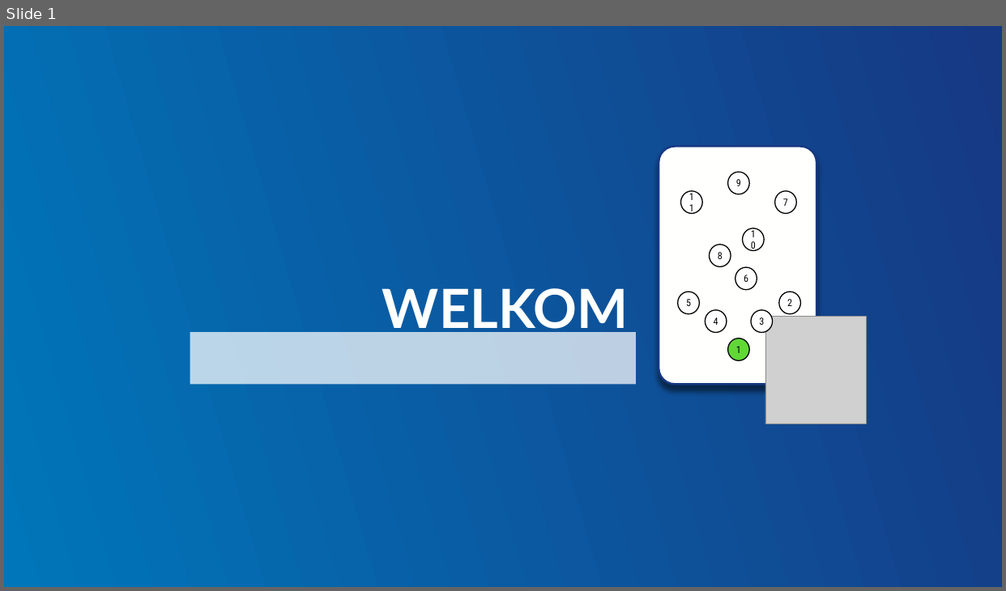
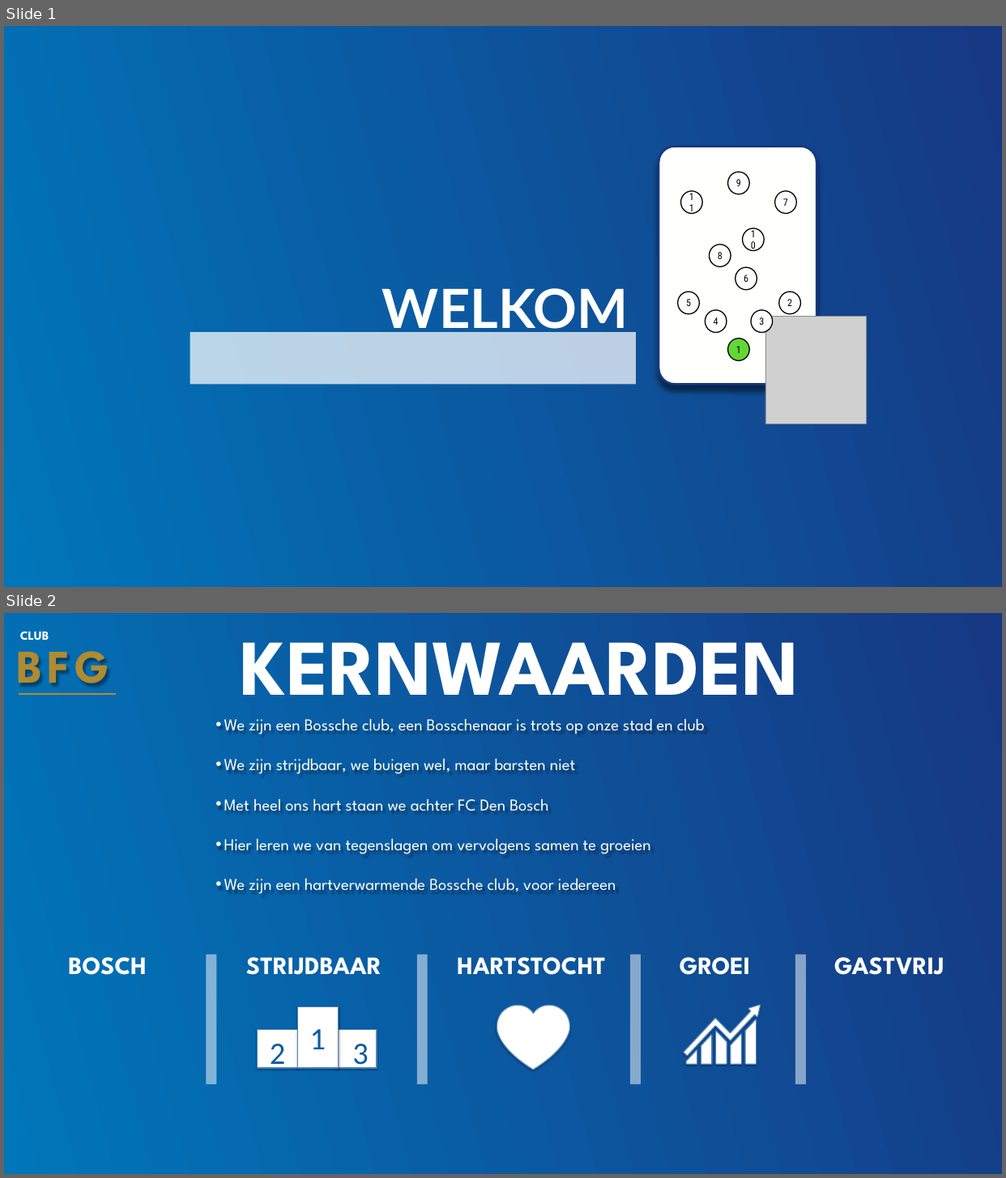
Before and after one commit to RoelandKramer/ScoutTemplateProject, a slide deck: Template/1 Goalkeeper Scouting FC Den Bosch (NL).pptx. Shown one above the other, each under a label of ours: slide 1 before the commit, slides 1 and 2 after it. The pictures are 1006x591 and 1006x1178 pixels, drawn with LibreOffice and Linux fonts; fonts in the diff are those of the drawing; grey boxes stand for pictures; background and template pictures are left out. Boxes give left, top, right and bottom in pixels: in the first picture for what was removed or moved away, otherwise in the second. Text is boxed around its words. In the diff, an @@ line names an element or a change of style, - is before the commit and + after.

```diff
--- a/Template/1 Goalkeeper Scouting FC Den Bosch (NL).pptx
+++ b/Template/1 Goalkeeper Scouting FC Den Bosch (NL).pptx
@@ slide 2 added at [4,613,1002,1174], background gradient #173883 to #0076BA @@
@@ text added at [17,636,109,695], 90 pt, text #AF8B31, bold @@
+BFG
@@ text added at [20,631,49,640], 24 pt, text #FFFFFF, bold @@
+CLUB
@@ text added at [241,642,799,695], 152 pt, text #FFFFFF, bold @@
+KERNWAARDEN
@@ line added from (19, 694) to (116, 694), #AF8B31 4 pt @@
@@ text added at [224,719,705,894], 32 pt, text #FFFFFF @@
+  • We zijn een Bossche club, een Bosschenaar is trots op onze stad en club
+  • We zijn strijdbaar, we buigen wel, maar barsten niet
+  • Met heel ons hart staan we achter FC Den Bosch
+  • Hier leren we van tegenslagen om vervolgens samen te groeien
+  • We zijn een hartverwarmende Bossche club, voor iedereen
@@ text added at [68,957,147,975], 48 pt, text #FFFFFF, bold @@
+BOSCH
@@ line added from (211, 1084) to (211, 955), #FFFFFF 20 pt @@
@@ text added at [246,957,381,975], 48 pt, text #FFFFFF, bold @@
+STRIJDBAAR
@@ line added from (422, 1084) to (422, 955), #FFFFFF 20 pt @@
@@ text added at [457,957,605,975], 48 pt, text #FFFFFF, bold @@
+HARTSTOCHT
@@ line added from (635, 1084) to (635, 955), #FFFFFF 20 pt @@
@@ text added at [680,957,750,975], 48 pt, text #FFFFFF, bold @@
+GROEI
@@ line added from (800, 1084) to (800, 955), #FFFFFF 20 pt @@
@@ text added at [834,957,944,975], 48 pt, text #FFFFFF, bold @@
+GASTVRIJ
@@ rectangle added at [298,1007,339,1068], fill #FFFFFF, outline #4F81BD 2 pt @@
@@ freeform shape added at [496,1005,569,1070], fill #FFFFFF, outline #4F81BD 2 pt @@
@@ freeform shape added at [684,1005,761,1064], fill #FFFFFF, outline #4F81BD 2 pt @@
@@ rectangle added at [258,1030,298,1068], fill #FFFFFF, outline #4F81BD 2 pt @@
@@ text added at [270,1044,285,1072], 60 pt, text #115AA3 @@
+2
@@ text added at [310,1029,326,1050], 60 pt, text #115AA3 @@
+1
@@ rectangle added at [336,1030,377,1068], fill #FFFFFF, outline #4F81BD 2 pt @@
@@ text added at [352,1044,368,1072], 60 pt, text #115AA3 @@
+3
```
Also in this commit, not shown: 11 slides changed, 1 other slide added, 2 slides removed, 4 other files.
